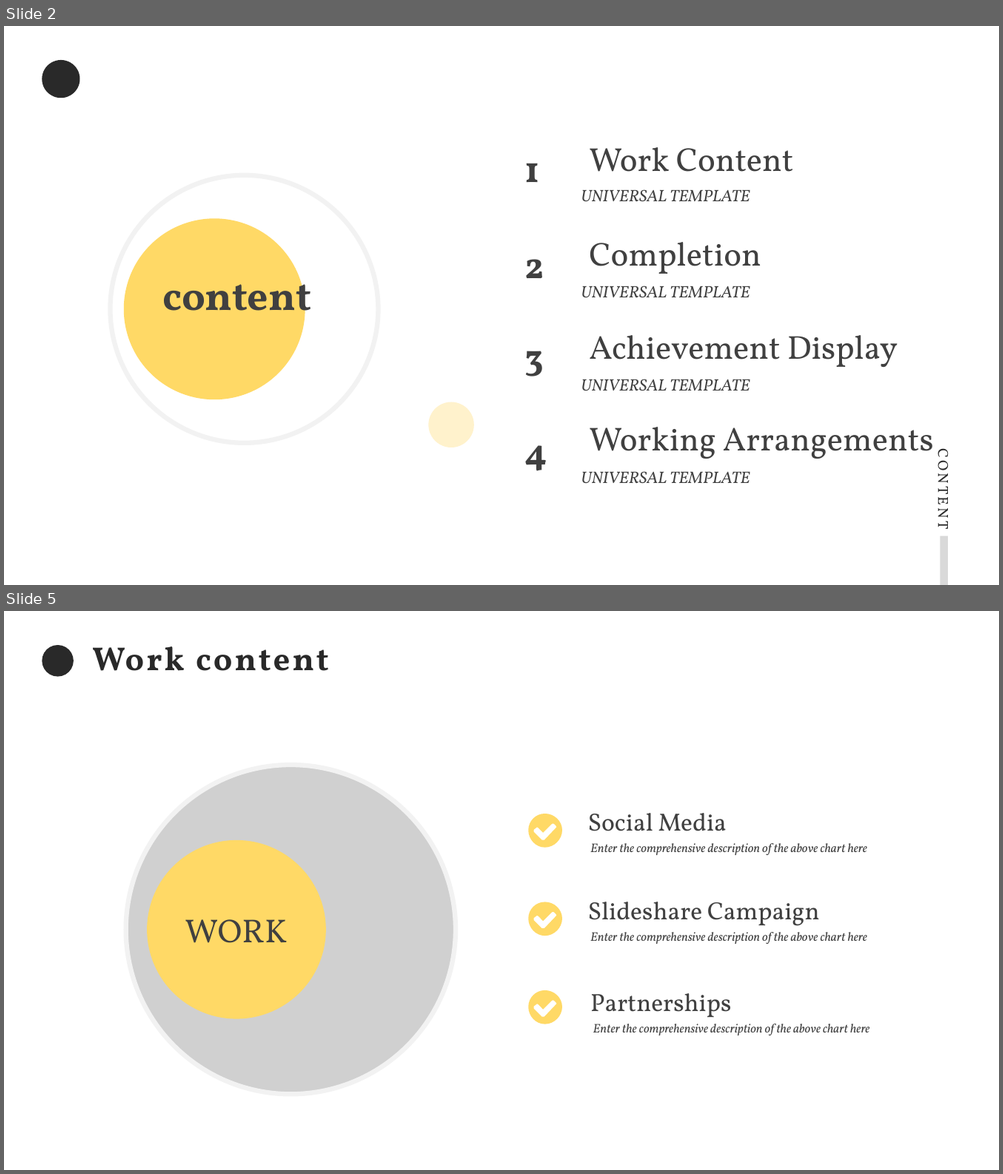
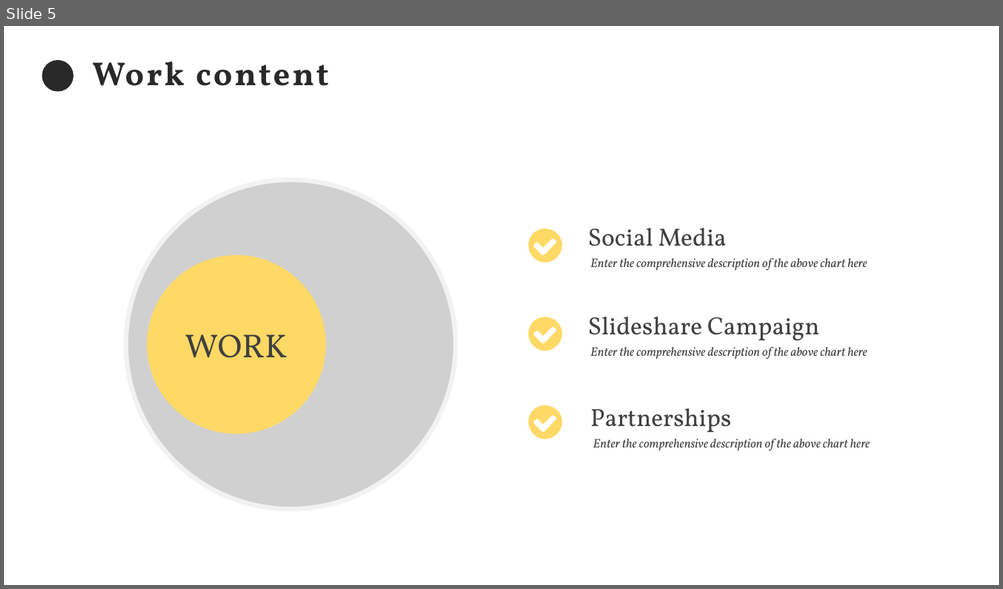
Before and after one commit to EdgarIgnite16/MSP-Project, a slide deck: Report/Nhom9_SingedShop.pptx. Shown one above the other, each under a label of ours: slides 2 and 5 before the commit, slide 5 after it; the slides between them are not shown. The pictures are 1003x1174 and 1003x589 pixels, drawn with LibreOffice and Linux fonts; fonts in the diff are those of the drawing; grey boxes stand for pictures; background and template pictures are left out. Boxes give left, top, right and bottom in pixels: in the first picture for what was removed or moved away, otherwise in the second. Text is boxed around its words. In the diff, an @@ line names an element or a change of style, - is before the commit and + after.

```diff
--- a/Report/Nhom9_SingedShop.pptx
+++ b/Report/Nhom9_SingedShop.pptx
@@ slide 2 removed at (x1=4, y1=26, x2=999, y2=585), background picture (left out) @@
@@ ellipse removed at (x1=42, y1=60, x2=80, y2=99) @@
@@ text removed at (x1=589, y1=147, x2=794, y2=172) @@
-Work Content
@@ ellipse removed at (x1=110, y1=175, x2=378, y2=443) @@
@@ text removed at (x1=524, y1=163, x2=539, y2=182) @@
-1
@@ text removed at (x1=580, y1=190, x2=749, y2=201) @@
-UNIVERSAL TEMPLATE
@@ ellipse removed at (x1=124, y1=218, x2=305, y2=400) @@
@@ text removed at (x1=589, y1=242, x2=760, y2=274) @@
-Completion
@@ text removed at (x1=524, y1=259, x2=543, y2=278) @@
-2
@@ text removed at (x1=162, y1=271, x2=311, y2=329) @@
-content
@@ text removed at (x1=580, y1=286, x2=749, y2=298) @@
-UNIVERSAL TEMPLATE
@@ text removed at (x1=589, y1=335, x2=897, y2=367) @@
-Achievement Display
@@ text removed at (x1=524, y1=351, x2=543, y2=377) @@
-3
@@ text removed at (x1=580, y1=379, x2=749, y2=391) @@
-UNIVERSAL TEMPLATE
@@ ellipse removed at (x1=429, y1=402, x2=474, y2=448) @@
@@ text removed at (x1=524, y1=446, x2=547, y2=471) @@
-4
@@ text removed at (x1=589, y1=427, x2=933, y2=459) @@
-Working Arrangements
@@ text removed at (x1=930, y1=457, x2=953, y2=528) @@
-CONTENT
@@ text removed at (x1=580, y1=471, x2=749, y2=483) @@
-UNIVERSAL TEMPLATE
@@ rectangle removed at (x1=939, y1=537, x2=948, y2=585) @@
```
Also in this commit, not shown: 1 slide changed, 3 slides added, 2 other slides removed.
